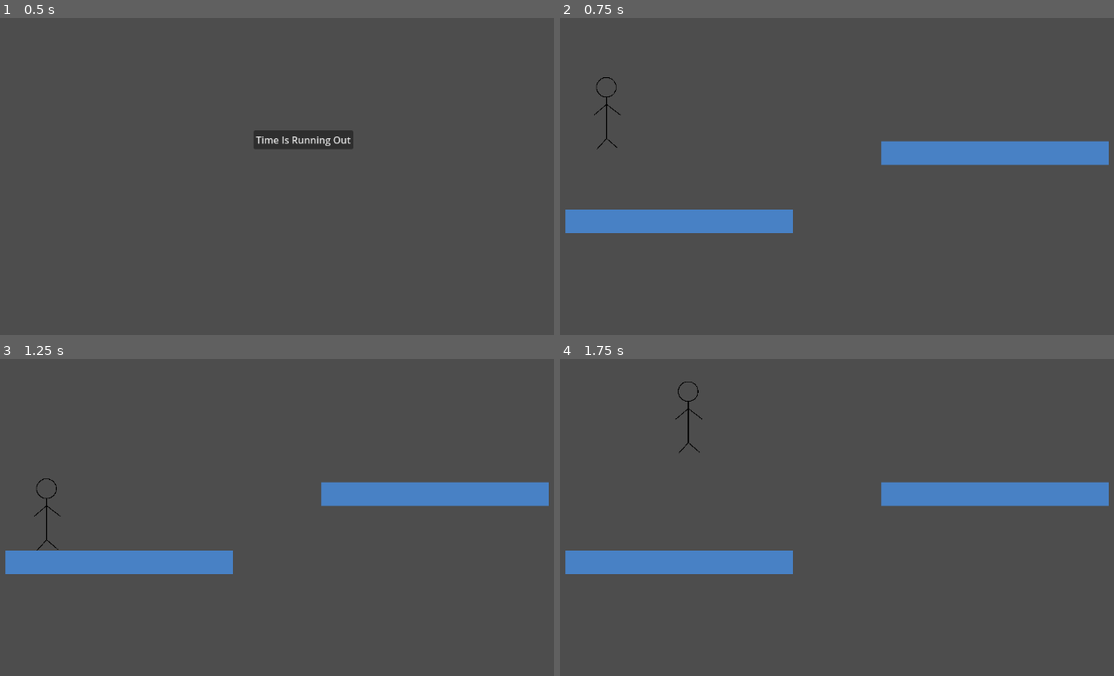
Above: before the commit, frames 1-4 (two rows, left to right).
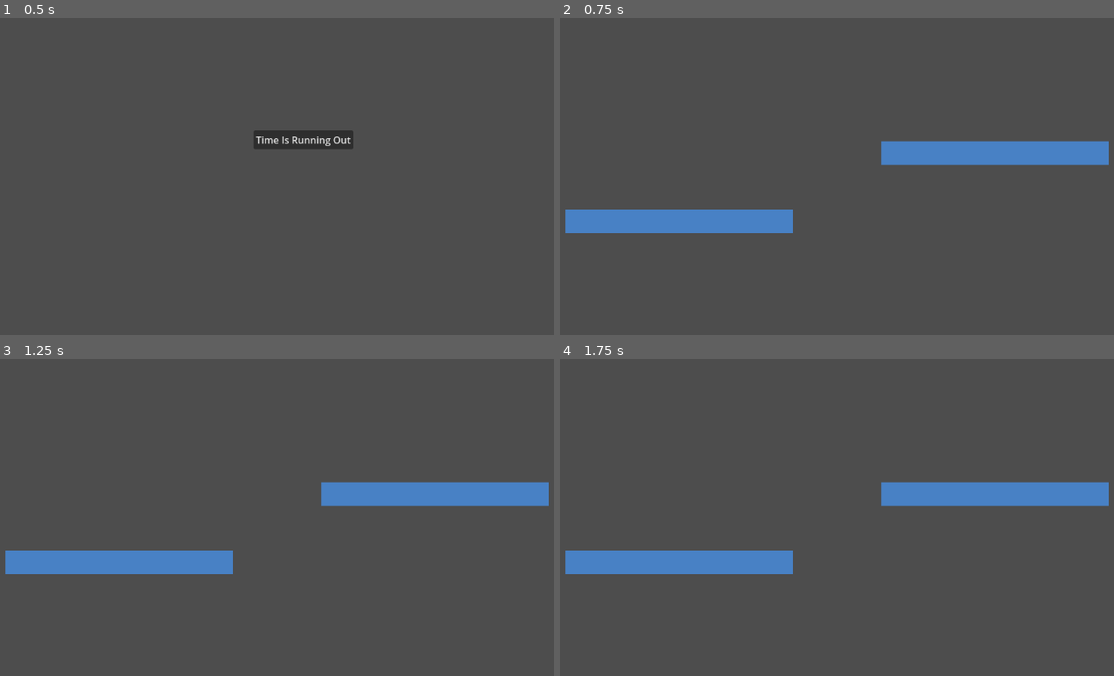
Above: after the commit, the same moments.

Repository: JuvenalSantiso/GameJam_TIRO
Game: Godot game, scene res://ui/main_menu.tscn
The game is run twice, just before and just after one commit, with the same random seed, the same clock (stepped at 60 frames per second) and the same inputs.
Inputs:
- Up to frame 1 (0.5 s): no input
- Up to frame 2 (0.75 s): click "Time Is Running Out" at 0.5 s
- Up to frame 3 (1.25 s): no input
- Up to frame 4 (1.75 s): tap Enter at 1.25 s; hold D (right) from 1.28 s (still down); tap Space (jump) at 1.35, 1.52 s

Frame 1 is identical in both runs. In frame 2, less than 0.1% of the frame differs, in the area x 6-11%, y 18-42%; in frame 3, less than 0.1%; in frame 4, 0.1%, in the area x 20-26%, y 7-30%.

Commit message:
Refactor about using the actions buffer

Diff:
--- a/globals/GameManager.gd
+++ b/globals/GameManager.gd
@@ -1,11 +1 @@
 extends Node
-
-
-# Called when the node enters the scene tree for the first time.
-func _ready():
-	pass # Replace with function body.
-
-
-# Called every frame. 'delta' is the elapsed time since the previous frame.
-func _process(delta):
-	pass
--- a/levels/level_0.tscn
+++ b/levels/level_0.tscn
@@ -1,6 +1,4 @@
-[gd_scene load_steps=3 format=3 uid="uid://cjhthc8hewvth"]
-
-[ext_resource type="PackedScene" uid="uid://cckq2qkeyspce" path="res://player/player.tscn" id="1_rjlue"]
+[gd_scene load_steps=2 format=3 uid="uid://cjhthc8hewvth"]
 
 [sub_resource type="RectangleShape2D" id="RectangleShape2D_ujqcn"]
 size = Vector2(374.5, 37)
@@ -33,5 +31,5 @@
 position = Vector2(187.75, 19.5)
 shape = SubResource("RectangleShape2D_ujqcn")
 
-[node name="Player" parent="." instance=ExtResource("1_rjlue")]
-position = Vector2(152, 268)
+[node name="Spawn" type="Marker2D" parent="."]
+position = Vector2(151, 317)
--- a/player/player.tscn
+++ b/player/player.tscn
@@ -23,6 +23,7 @@
 
 [node name="DeathTimer" type="Timer" parent="."]
 wait_time = 5.0
+autostart = true
 
 [node name="Actions" type="Node" parent="."]
 script = ExtResource("3_58v1o")
--- a/player/scripts/Actions.gd
+++ b/player/scripts/Actions.gd
@@ -1,21 +1,23 @@
 extends Node
 class_name Actions
 
-var action_buffer: Array = []
-var elapsed_time: float = 0
+var action_buffer: Array[Action] = []
+var _mirror_action_buffer: Array[Action] = []
 
 class Action:
-	var action: String
-	var elapsed_time: float
-	var delta: float
+	var move: float = 0
+	var jump: bool = false
 
 
+func init_capture_input():
+	return Action.new()
 
-func capture_input(action: String, delta: float):
-	elapsed_time += delta
+func capture_input(action: Action):
+	action_buffer.append(action)
 
-	var new_action = Action.new()
-	new_action.action = action
-	new_action.elapsed_time = elapsed_time * delta
-	new_action.delta = delta
-	action_buffer.append(new_action)
+func pop_buffer_action() -> Action:
+	var current_action = action_buffer.pop_front()
+	_mirror_action_buffer.append(current_action)
+	if current_action == null:
+		action_buffer = _mirror_action_buffer
+	return current_action
--- a/player/scripts/player.gd
+++ b/player/scripts/player.gd
@@ -1,4 +1,6 @@
 extends CharacterBody2D
+
+signal s_death
 
 @onready var death_timer: Timer = $DeathTimer
 @onready var buffer_actions: Actions = $Actions
@@ -6,8 +8,7 @@
 const SPEED = 300.0
 const JUMP_VELOCITY = -600.0
 
-var savedActions : Array[ActionFrame] = []
-var death = false
+var is_death = false
 
 # Get the gravity from the project settings to be synced with RigidBody nodes.
 var gravity = ProjectSettings.get_setting("physics/2d/default_gravity")
@@ -18,40 +19,11 @@
 	position = initial_position
 	set_velocity(Vector2(0,0))
 
-func replay_actions():
-	for action in buffer_actions.action_buffer:
-		await get_tree().create_timer(action.delta).timeout
-		execute_action(action.action, action.elapsed_time)
-
-func execute_action(action: String, delta: float):
-	var input_action = action
-
-	if not is_on_floor():
-		velocity.y += gravity * delta
-
-	if input_action == "jump" and is_on_floor():
-		velocity.y = JUMP_VELOCITY
-
-	var direction = 0
-	if input_action == "left":
-		direction = -1
-	if input_action == "right":
-		direction = 1
-
-	if direction:
-		velocity.x = direction * SPEED
-	else:
-		velocity.x = move_toward(velocity.x, 0, SPEED)
-
-	move_and_slide()
-
 func _ready():
 	initial_position = position
-	print(initial_position)
-	death_timer.start()
 
 func _physics_process(delta):
-	if (!death):
+	if not is_death:
 		read_from_player(delta)
 	else:
 		read_from_buffer(delta)
@@ -59,19 +31,19 @@
 	move_and_slide()
 
 func read_from_player(delta) -> void:
-	var newFrameAction : ActionFrame = ActionFrame.new()
+	var action = buffer_actions.init_capture_input()
 
 	if not is_on_floor():
 		velocity.y += gravity * delta
 
 	if Input.is_action_just_pressed("jump") and is_on_floor():
-		newFrameAction.Jump = true
+		action.jump = true
 		velocity.y = JUMP_VELOCITY
 
 	var direction = Input.get_axis("left", "right")
-	newFrameAction.Move = direction
+	action.move = direction
 
-	savedActions.append(newFrameAction)
+	buffer_actions.capture_input(action)
 
 	if direction:
 		velocity.x = direction * SPEED
@@ -79,22 +51,19 @@
 		velocity.x = move_toward(velocity.x, 0, SPEED)
 
 func read_from_buffer(delta) -> void:
-	var actionframe = savedActions.pop_front()
+	var actionframe = buffer_actions.pop_buffer_action()
+	velocity.y += gravity * delta
 	if actionframe != null:
-		velocity.y += gravity * delta
-		if actionframe.Jump:
+		if actionframe.jump:
 			velocity.y = JUMP_VELOCITY
-		var direction = actionframe.Move
+		var direction = actionframe.move
 		if direction:
 			velocity.x = direction * SPEED
 		else:
 			velocity.x = move_toward(velocity.x, 0, SPEED)
 
 func _on_death_timer_timeout():
+	if not is_death:
+		s_death.emit()
 	reset_player()
-	death = true
-
-
-class ActionFrame:
-	var Move: float = 0
-	var Jump: bool = false
+	is_death = true
